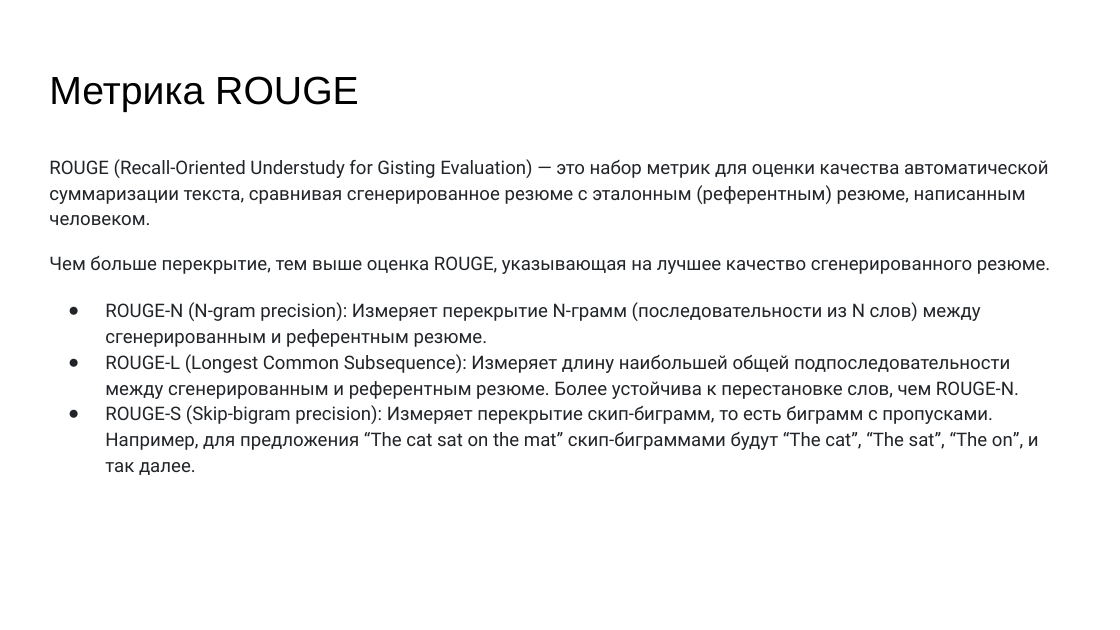
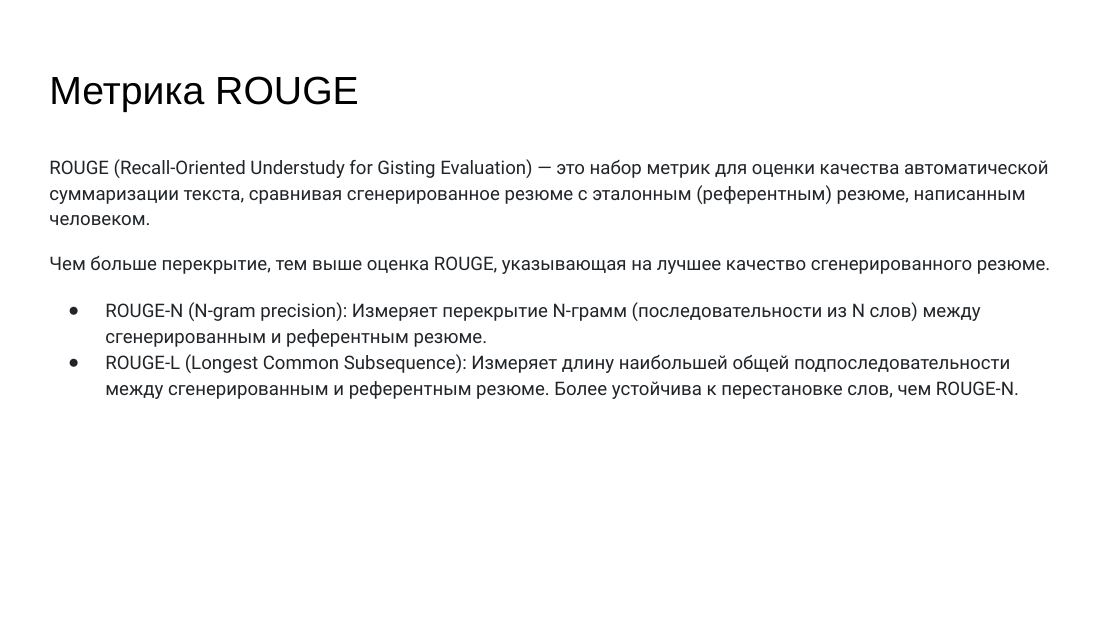
Before and after one commit to IvanEfremovSPBU/Text-Summarization, a slide deck: slide 4 of Суммаризация.pptx. Drawn at 1120x630 pixels with LibreOffice and Linux fonts; fonts in the diff are those of the drawing. Boxes give left, top, right and bottom in pixels: in the first picture for what was removed or moved away, otherwise in the second. Text is boxed around its words. In the diff, an @@ line names an element or a change of style, - is before the commit and + after.

```diff
--- a/Суммаризация.pptx
+++ b/Суммаризация.pptx
@@ text at (x1=105, y1=405, x2=1039, y2=475): paragraph removed @@
-● ROUGE-S (Skip-bigram precision): Измеряет перекрытие скип-биграмм, то есть биграмм с пропусками. Например, для предложения “The cat sat on the mat” скип-биграммами будут “The cat”, “The sat”, “The on”, и так далее.
```
Also in this commit, not shown: 8 other slides changed, 2 other files.
